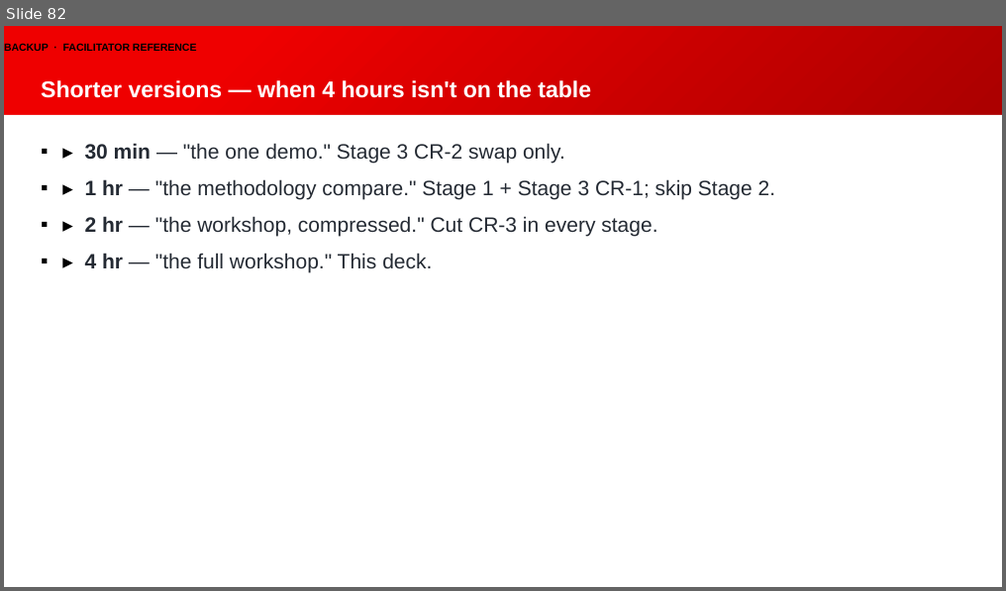
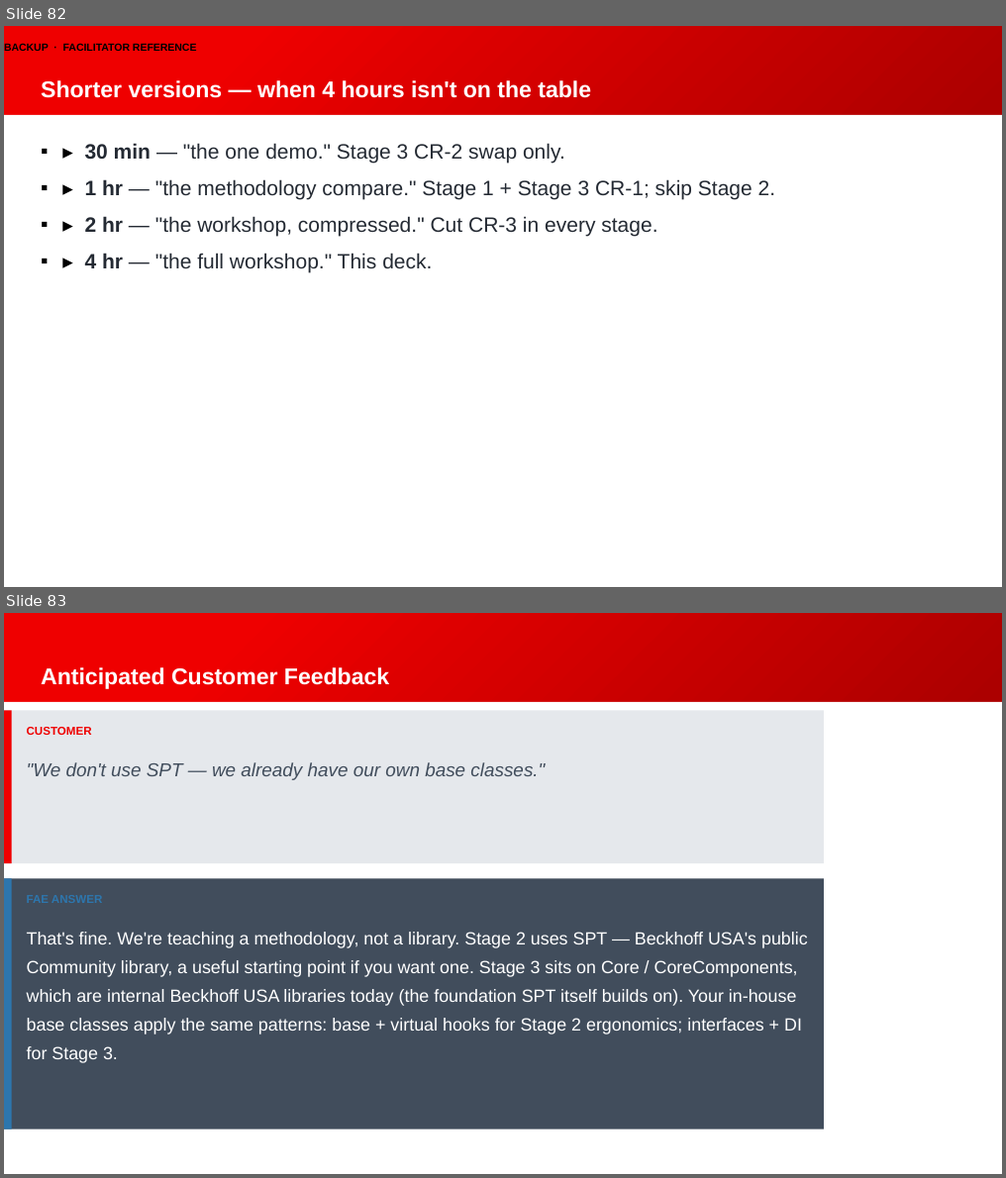
Before and after one commit to Beckhoff-USA-Community/Procedural_To_SOLID, a slide deck: presentation/NEM2026_workshop.pptx. Shown one above the other, each under a label of ours: slide 82 before the commit, slides 82 and 83 after it. The pictures are 1006x591 and 1006x1178 pixels, drawn with LibreOffice and Linux fonts; fonts in the diff are those of the drawing; background and template pictures are left out. Boxes give left, top, right and bottom in pixels: in the first picture for what was removed or moved away, otherwise in the second. Text is boxed around its words. In the diff, an @@ line names an element or a change of style, - is before the commit and + after.

```diff
--- a/presentation/NEM2026_workshop.pptx
+++ b/presentation/NEM2026_workshop.pptx
@@ slide 83 added at box(4, 613, 1002, 1174), background gradient #EF0000 to #AC0000 to #920000; not listed: 1 template element that a slide beside it also shows @@
@@ text added at box(4, 627, 835, 651), 10 pt, text #EF0000, bold @@
+BACKUP · EXTENDED PUSHBACK
@@ title added at box(41, 667, 389, 689), 22 pt, text #FFFFFF, bold @@
+Anticipated Customer Feedback
@@ rectangle added at box(4, 710, 824, 863), fill #E5E8EC @@
@@ rectangle added at box(4, 710, 12, 863), fill #EF0000 @@
@@ text added at box(27, 727, 92, 735), 11 pt, text #EF0000, bold @@
+CUSTOMER
@@ text added at box(27, 762, 545, 780), 18 pt, text #414D5C, italic @@
+"We don't use SPT — we already have our own base classes."
@@ rectangle added at box(4, 878, 824, 1130), fill #414D5C @@
@@ rectangle added at box(4, 878, 12, 1130), fill #2D76AD @@
@@ text added at box(27, 890, 813, 916), 11 pt, text #2D76AD, bold @@
+FAE ANSWER
@@ text added at box(27, 932, 808, 1063), 17 pt, text #FFFFFF @@
+That's fine. We're teaching a methodology, not a library. Stage 2 uses SPT — Beckhoff USA's public Community library, a useful starting point if you want one. Stage 3 sits on Core / CoreComponents, which are internal Beckhoff USA libraries today (the foundation SPT itself builds on). Your in-house base classes apply the same patterns: base + virtual hooks for Stage 2 ergonomics; interfaces + DI for Stage 3.
```
Also in this commit, not shown: 1 other slide added, 4 other files.
